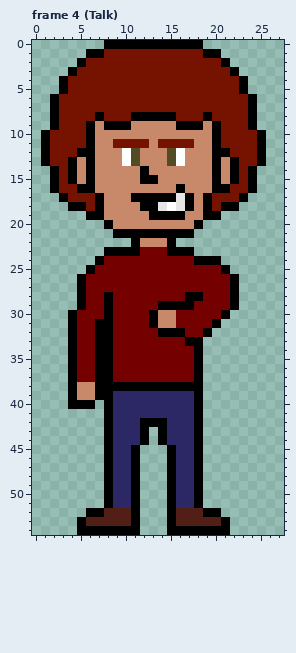
Two versions of one pixel-art file, WIP/Untrustworthy.aseprite. The first picture shows the starting point.
28x55 pixels, 4 frames. Shown: frame 4 (Talk). The commit also changed other frames, which this record leaves out.
New version:
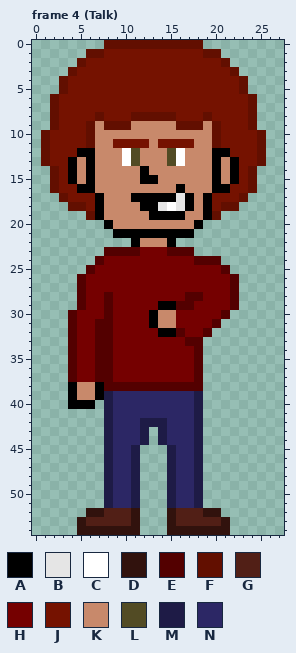
Palette (. is transparent): A #000000  B #e5e5e5  C #ffffff  D #31120d  E #530000  F #620f00  G #511f16  H #750000  J #751200  K #c8896b  L #524b24  M #1e1b46  N #2c2765
The exact change:
--- frame 4 (Talk)
@@ x 0..27 @@
- 0 ........AAAAAAAAAAA.........
- 1 ......AAJJJJJJJJJJJAA.......
- 2 .....AJJJJJJJJJJJJJJJA......
- 3 ....AJJJJJJJJJJJJJJJJJA.....
- 4 ...AJJJJJJJJJJJJJJJJJJJA....
- 5 ...AJJJJJJJJJJJJJJJJJJJA....
- 6 ..AJJJJJJJJJJJJJJJJJJJJJA...
- 7 ..AJJJJJJJJJJJJJJJJJJJJJA...
- 8 ..AJJJJAJJJAAAAAJJJAJJJJA...
- 9 ..AJJJAKAAAKKKKKAAAKAJJJA...
-10 .AJJJJAKKKKKKKKKKKKKAJJJJA..
-11 .AJJJJAKKJJJJKJJJJKKAJJJJA..
-12 .AJJJAAKKKCLKKKLCKKKAAJJJA..
-13 .AJJAKAKKKCLKKKLCKKKAKAJJA..
-14 ..AJAKAKKKKKAKKKKKKKAKAJA...
-15 ..AJAKAKKKKKAAKKKKKKAKAJA...
-16 ..AJJAAKKKKKKKKKAKKKAAJJA...
-17 ...AJJJAKKKAAAAABAKAJJJA....
-18 ....AAJAKKKKAABCBAKAJAA.....
-19 ......AAKKKKKAAAAKKAA.......
+ 0 ........FFFFFFFFFFF.........
+ 1 ......FFJJJJJJJJJJJFF.......
+ 2 .....FJJJJJJJJJJJJJJJF......
+ 3 ....FJJJJJJJJJJJJJJJJJF.....
+ 4 ...FJJJJJJJJJJJJJJJJJJJF....
+ 5 ...FJJJJJJJJJJJJJJJJJJJF....
+ 6 ..FJJJJJJJJJJJJJJJJJJJJJF...
+ 7 ..FJJJJJJJJJJJJJJJJJJJJJF...
+ 8 ..FJJJJFJJJFFFFFJJJFJJJJF...
+ 9 ..FJJJFKFFFKKKKKFFFKFJJJF...
+10 .FJJJJFKKKKKKKKKKKKKFJJJJF..
+11 .FJJJJFKKJJJJKJJJJKKFJJJJF..
+12 .FJJJAAKKKCLKKKLCKKKAAJJJF..
+13 .FJJAKAKKKCLKKKLCKKKAKAJJF..
+14 ..FJAKAKKKKKAKKKKKKKAKAJF...
+15 ..FJAKAKKKKKAAKKKKKKAKAJF...
+16 ..FJJAAKKKKKKKKKAKKKAAJJF...
+17 ...FJJJAKKKAAAAABAKAJJJF....
+18 ....FFJAKKKKAABCBAKAJFF.....
+19 ......FAKKKKKAAAAKKAF.......
 20 ........AKKKKKKKKKA.........
@@ x 0..27 @@
 22 ...........AKKKA............
-23 ........AAAAHHHAAA..........
-24 .......AHHHHHHHHHHAAA.......
-25 ......AHHHHHHHHHHHHHHA......
-26 .....AHHHHHHHHHHHHHHHHA.....
-27 .....AHHHHHHHHHHHHHHHHA.....
-28 .....AHHAHHHHHHHHAAHHHA.....
-29 .....AHHAHHHHHAAAAHHHHA.....
-30 ....AHHHAHHHHAKKHHHHHA......
-31 ....AHHAAHHHHAKKHHHHA.......
-32 ....AHHAAHHHHHAAAHHA........
-33 ....AHHAAHHHHHHHHAA.........
-34 ....AHHAAHHHHHHHHHA.........
-35 ....AHHAAHHHHHHHHHA.........
-36 ....AHHAAHHHHHHHHHA.........
-37 ....AHHAAHHHHHHHHHA.........
-38 ....AKKAAAAAAAAAAAA.........
-39 ....AKKAANNNNNNNNNA.........
-40 ....AAA.ANNNNNNNNNA.........
-41 ........ANNNNNNNNNA.........
-42 ........ANNNAAANNNA.........
-43 ........ANNNA.ANNNA.........
-44 ........ANNNA.ANNNA.........
-45 ........ANNA...ANNA.........
-46 ........ANNA...ANNA.........
-47 ........ANNA...ANNA.........
-48 ........ANNA...ANNA.........
-49 ........ANNA...ANNA.........
-50 ........ANNA...ANNA.........
-51 ........ANNA...ANNA.........
-52 ......AAGGGA...AGGGAA.......
-53 .....AGGGGGA...AGGGGGA......
-54 .....AAAAAAA...AAAAAAA......
+23 ........EEEEHHHEEE..........
+24 .......EHHHHHHHHHHEEE.......
+25 ......EHHHHHHHHHHHHHHE......
+26 .....EHHHHHHHHHHHHHHHHE.....
+27 .....EHHHHHHHHHHHHHHHHE.....
+28 .....EHHEHHHHHHHHEEHHHE.....
+29 .....EHHEHHHHHAAEEHHHHE.....
+30 ....EHHHEHHHHAKKHHHHHE......
+31 ....EHHEEHHHHAKKHHHHE.......
+32 ....EHHEEHHHHHAAEHHE........
+33 ....EHHEEHHHHHHHHEE.........
+34 ....EHHEEHHHHHHHHHE.........
+35 ....EHHEEHHHHHHHHHE.........
+36 ....EHHEEHHHHHHHHHE.........
+37 ....EHHEEHHHHHHHHHE.........
+38 ....AKKAEEEEEEEEEEE.........
+39 ....AKKAMNNNNNNNNNM.........
+40 ....AAA.MNNNNNNNNNM.........
+41 ........MNNNNNNNNNM.........
+42 ........MNNNMMMNNNM.........
+43 ........MNNNM.MNNNM.........
+44 ........MNNNM.MNNNM.........
+45 ........MNNM...MNNM.........
+46 ........MNNM...MNNM.........
+47 ........MNNM...MNNM.........
+48 ........MNNM...MNNM.........
+49 ........MNNM...MNNM.........
+50 ........MNNM...MNNM.........
+51 ........MNNM...MNNM.........
+52 ......DDGGGD...DGGGDD.......
+53 .....DGGGGGD...DGGGGGD......
+54 .....DDDDDDD...DDDDDDD......
